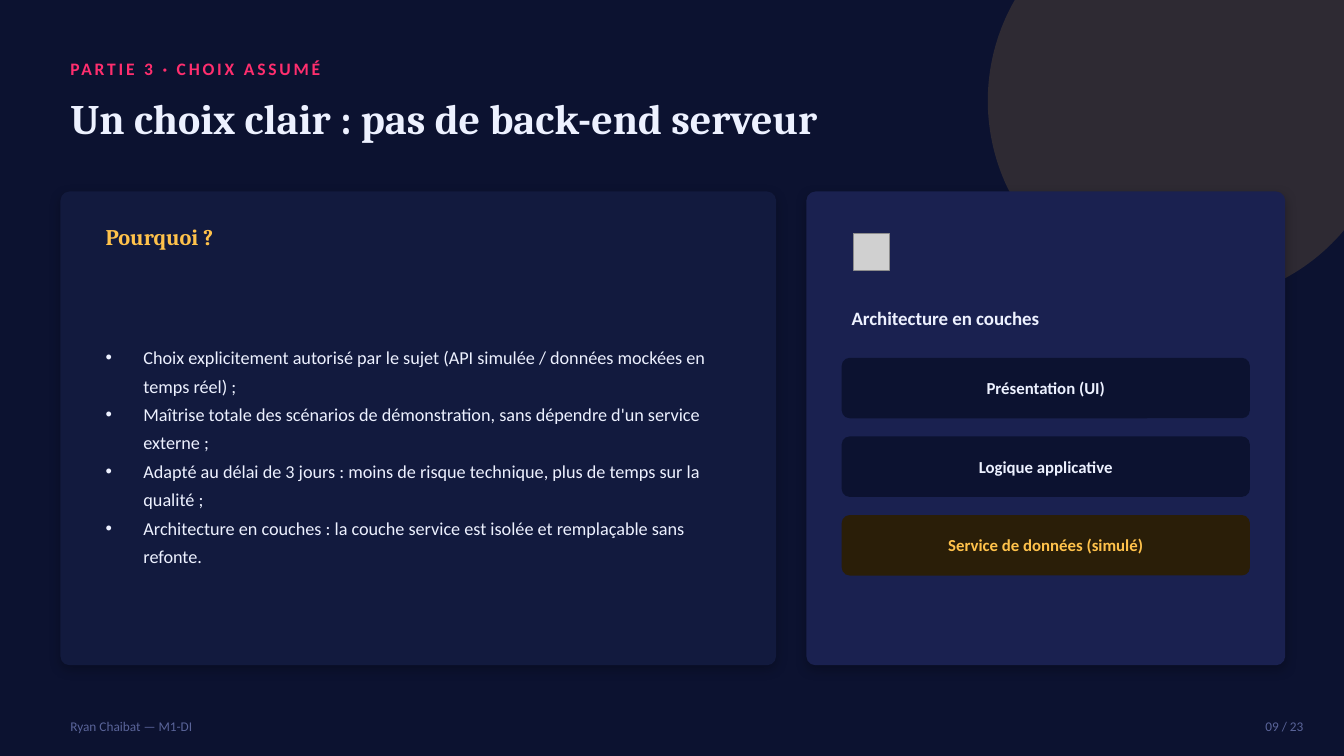
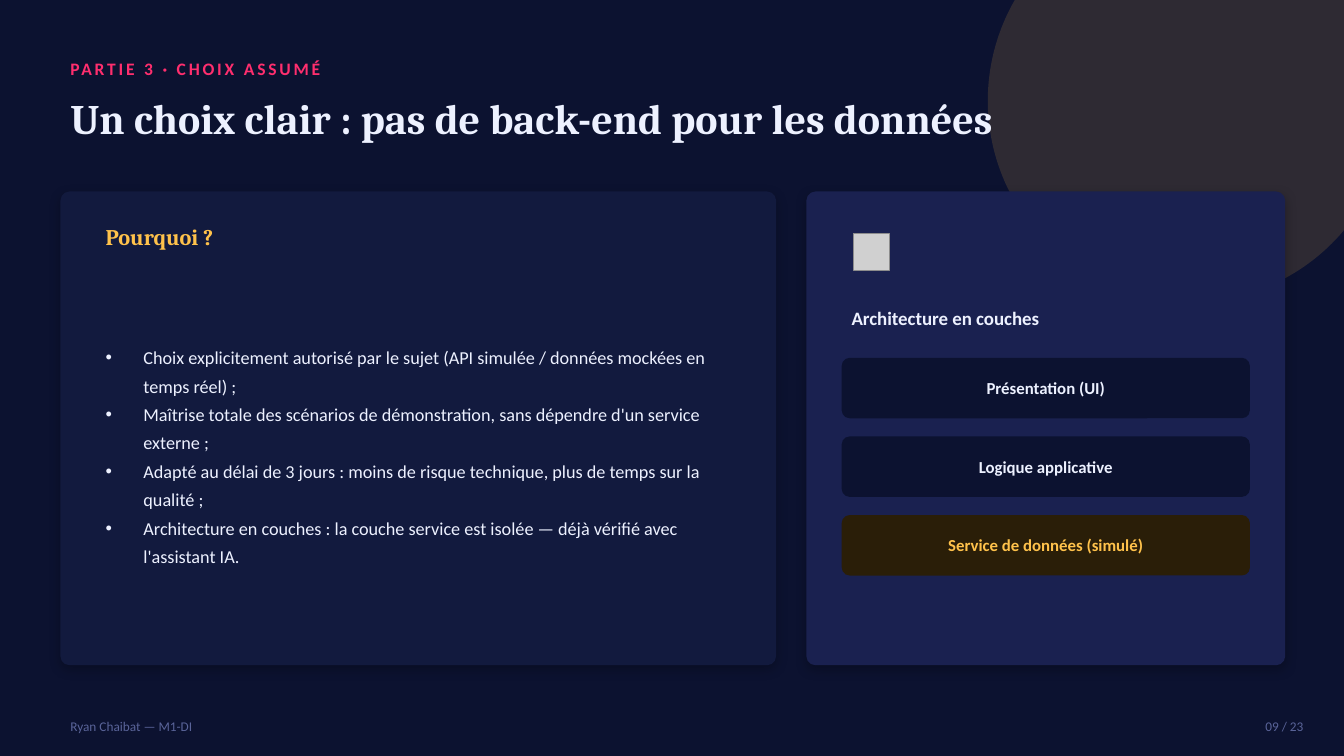
Before and after one commit to SkG-95/Worldcup2026, a slide deck: slide 9 of Document/Soutenance_Ryan_CHAIBAT.pptx. Drawn at 1344x756 pixels with LibreOffice and Linux fonts; fonts in the diff are those of the drawing; grey boxes stand for pictures. Boxes give left, top, right and bottom in pixels: in the first picture for what was removed or moved away, otherwise in the second. Text is boxed around its words. In the diff, an @@ line names an element or a change of style, - is before the commit and + after.

Commit message:
docs: met à jour la documentation suite à l'intégration de la vraie IA
- Cahier des charges technique : nouvelle sous-section documentant
  l'exception serverless (assistant IA via Gemini), mise à jour de la
  synthèse technique et du tableau des risques de sécurité (clé API
  désormais isolée côté serveur, plus seulement une intention).
- DEVOPS.md : nouvelle section sur la fonction serverless et la
  gestion du secret GEMINI_API_KEY, mise à jour de la sécurité
  opérationnelle et des évolutions possibles.
- Gestion_Projet_Ryan_CHAIBAT.docx : ajoute /api à la structure du
  dépôt documentée.
- Soutenance_Ryan_CHAIBAT.pptx : nuance le choix "pas de back-end"
  (données uniquement), et mentionne l'intégration réelle de l'IA sur
  les slides Choix technique, Modules IA et Déploiement continu.

```diff
--- a/Document/Soutenance_Ryan_CHAIBAT.pptx
+++ b/Document/Soutenance_Ryan_CHAIBAT.pptx
@@ text at bbox=[70, 104, 993, 143]: text changed @@
-Un choix clair : pas de back-end serveur
+Un choix clair : pas de back-end pour les données
@@ text at bbox=[143, 522, 677, 563]: text changed @@
-• Architecture en couches : la couche service est isolée et remplaçable sans refonte.
+• Architecture en couches : la couche service est isolée — déjà vérifié avec l'assistant IA.
```
Also in this commit, not shown: 2 other slides changed, 3 other files.
